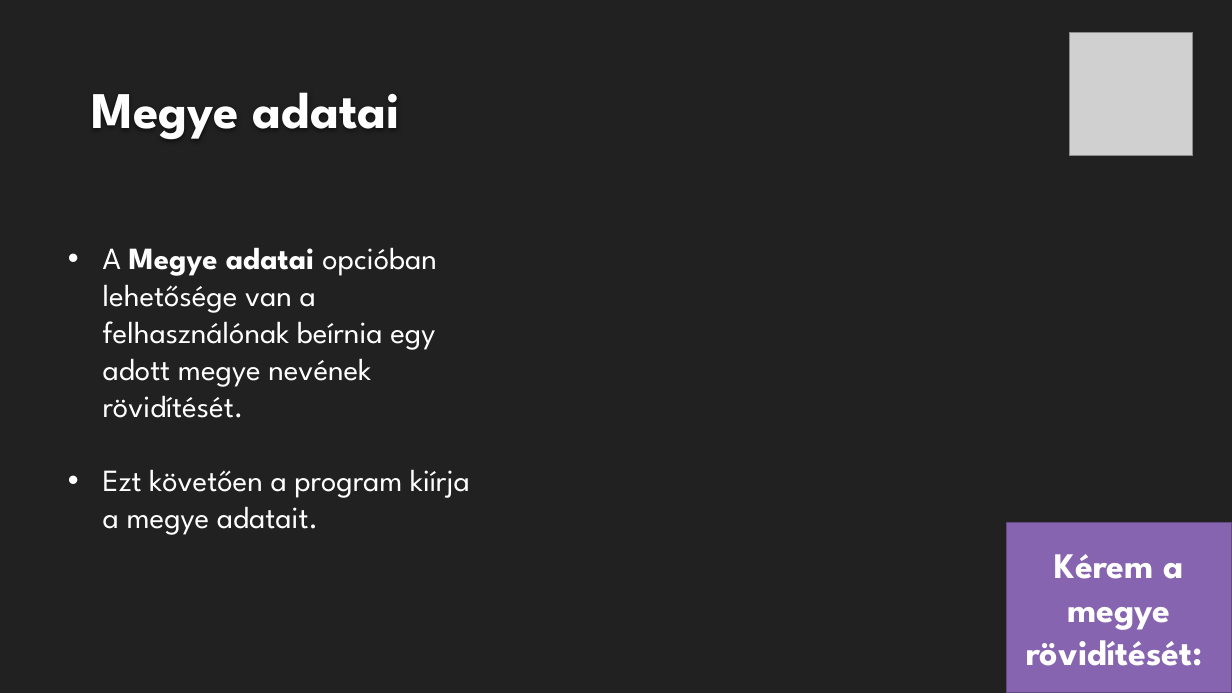
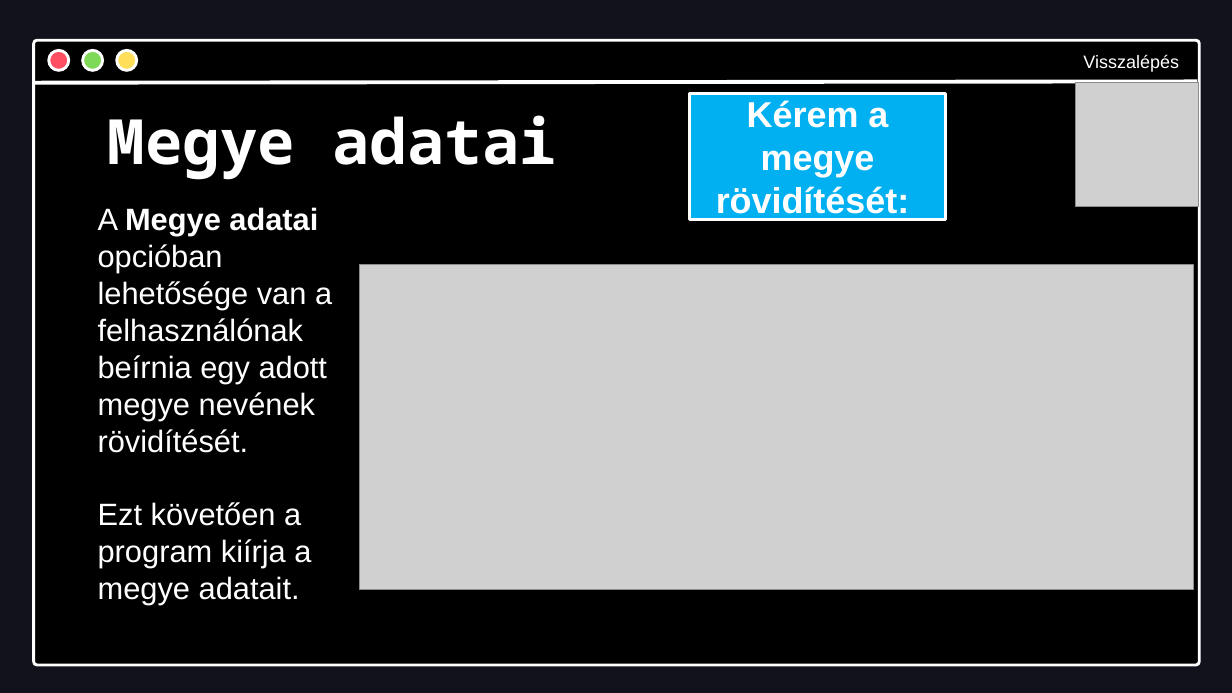
Before and after one commit to JaSzabolcs/nepesseg2025, a slide deck: slide 3 of nepesseg2025.pptx. Drawn at 1232x693 pixels with LibreOffice and Linux fonts; fonts in the diff are those of the drawing; grey boxes stand for pictures; background and template pictures are left out. Boxes give left, top, right and bottom in pixels: in the first picture for what was removed or moved away, otherwise in the second. Text is boxed around its words. In the diff, an @@ line names an element or a change of style, - is before the commit and + after.

```diff
--- a/nepesseg2025.pptx
+++ b/nepesseg2025.pptx
@@ background #212121 to #11121B @@
@@ group added at <box>32,41,1199,665</box>: 5 freeform shapes, 1 line @@
@@ text added at <box>1083,54,1179,72</box>, 14 pt, text #FFFFFF @@
+Visszalépés
@@ picture: place and size @@
-picture at <box>1069,32,1193,156</box>
+picture at <box>1076,83,1200,207</box>
@@ title "Megye adatai": place and size @@
-title "Megye adatai" at <box>91,92,400,140</box>
+title "Megye adatai" at <box>108,115,557,180</box>
@@ title "Megye adatai" at <box>108,115,557,180</box>: size 40 to 48.6 pt, font League Spartan to Noto Sans Mono, text colour #FEFEFE to #FFFFFF; alignment left to centre; vertical alignment bottom to middle @@
@@ rectangle "Kérem a megye rövidítését:": place and size @@
-rectangle "Kérem a megye rövidítését:" at <box>1006,522,1232,693</box>
+rectangle "Kérem a megye rövidítését:" at <box>689,93,945,219</box>
@@ rectangle "Kérem a megye rövidítését:" at <box>689,93,945,219</box>: font League Spartan to Arial; fill #8664B0 to #00B0F0; outline #634A82 1.25 pt to #FFFFFF 2 pt @@
@@ text "A Megye adatai opcióban lehetősége ...": place and size @@
-text "A Megye adatai opcióban lehetősége ..." at <box>103,247,470,535</box>
+text "A Megye adatai opcióban lehetősége ..." at <box>98,207,332,605</box>
@@ text "A Megye adatai opcióban lehetősége ..." at <box>98,207,332,605</box>: font League Spartan to Arial @@
@@ picture added at <box>360,264,1193,590</box> @@
```
Also in this commit, not shown: 3 other slides changed, 3 slides added, 1 slide removed.
